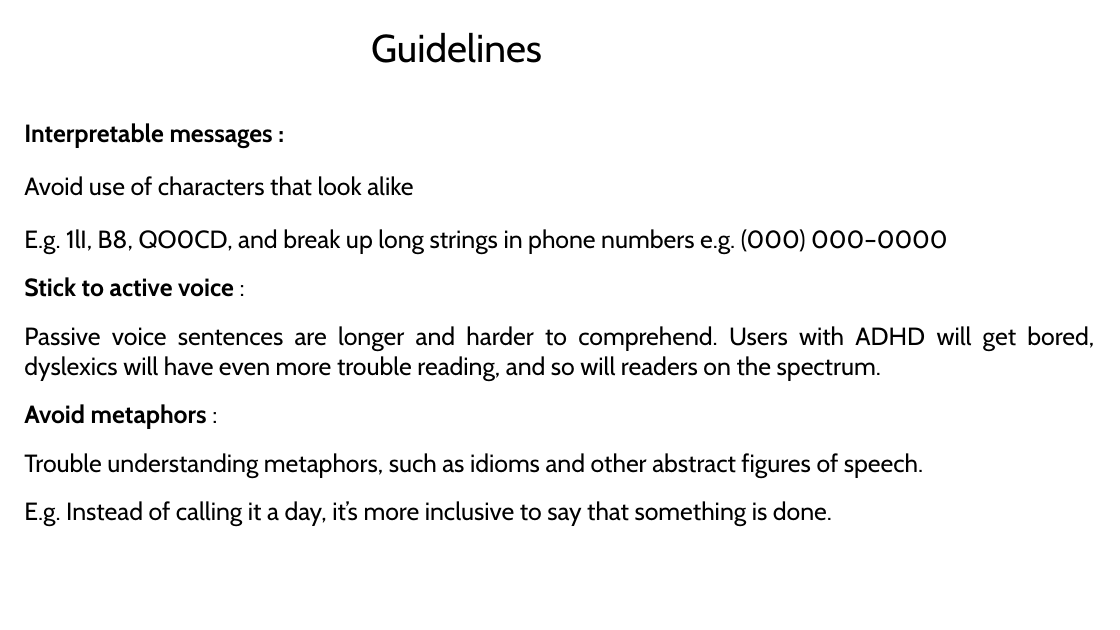
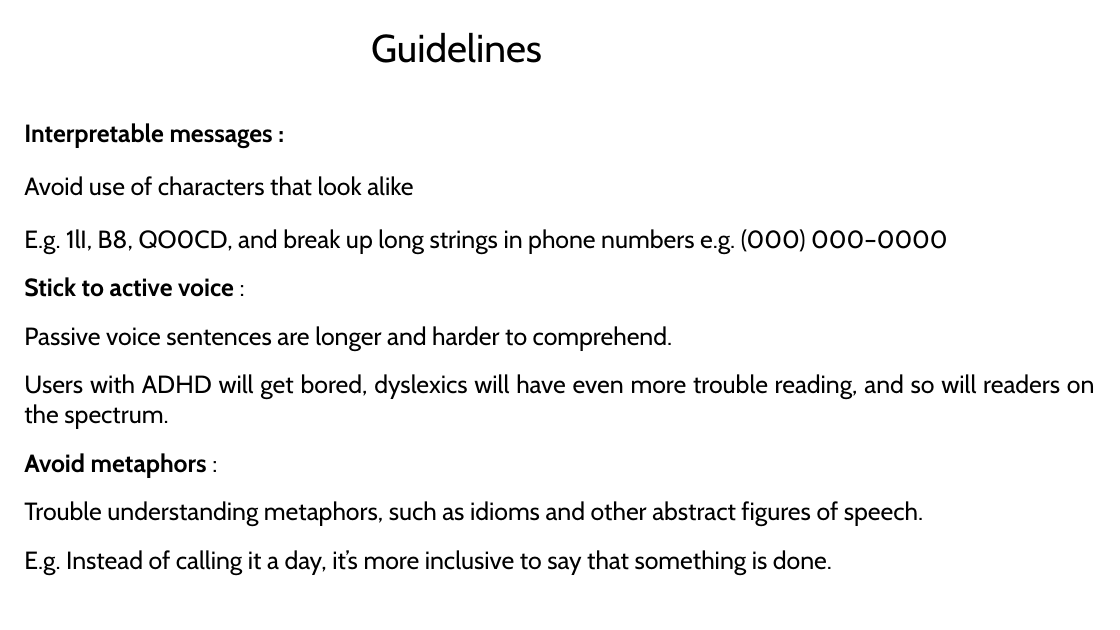
Before and after one commit to vaishnavitv/Assets-and-Publications, a slide deck: slide 30 of Speaking-Engagements/2024/Accessiblity/ND-Product-Design.pptx (slide 29 before the commit). Drawn at 1120x630 pixels with LibreOffice and Linux fonts; fonts in the diff are those of the drawing. Boxes give left, top, right and bottom in pixels: in the first picture for what was removed or moved away, otherwise in the second. Text is boxed around its words. In the diff, an @@ line names an element or a change of style, - is before the commit and + after.

```diff
--- a/Speaking-Engagements/2024/Accessiblity/ND-Product-Design.pptx
+++ b/Speaking-Engagements/2024/Accessiblity/ND-Product-Design.pptx
@@ text at (24,326,1095,429): text changed @@
-Passive voice sentences are longer and harder to comprehend. Users with ADHD will get bored, dyslexics will have even more trouble reading, and so will readers on the spectrum.
+Passive voice sentences are longer and harder to comprehend.
+Users with ADHD will get bored, dyslexics will have even more trouble reading, and so will readers on the spectrum.
```
Also in this commit, not shown: 11 other slides changed, 2 slides added, 1 other file.
